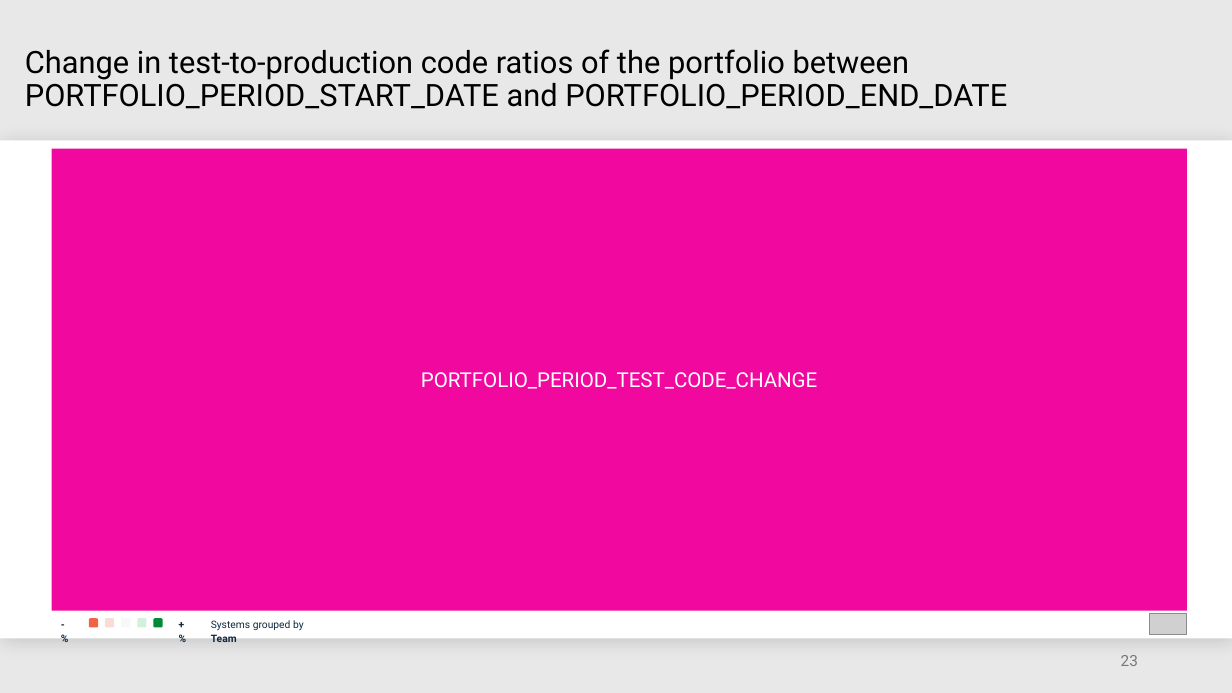
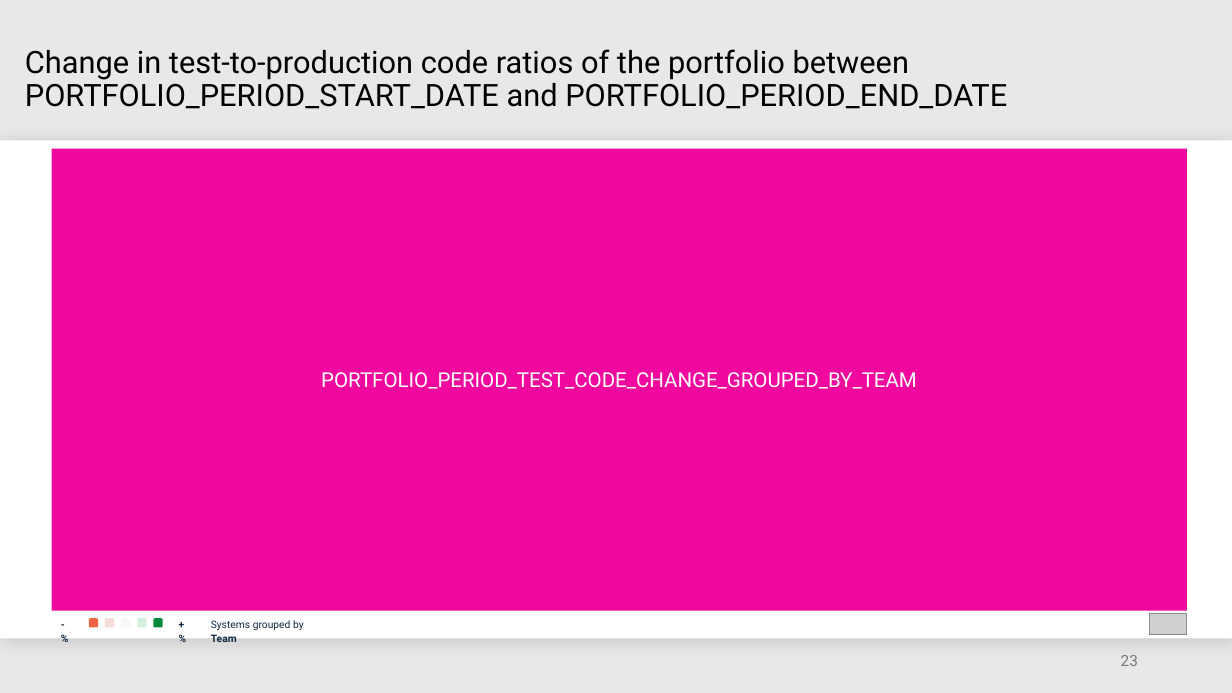
Before and after one commit to mardibiase/sigrid-integrations, a slide deck: slide 23 of report-generator/src/report_generator/presets/templates/portfolio-overview.pptx. Drawn at 1232x693 pixels with LibreOffice and Linux fonts; fonts in the diff are those of the drawing; grey boxes stand for pictures. Boxes give left, top, right and bottom in pixels: in the first picture for what was removed or moved away, otherwise in the second. Text is boxed around its words. In the diff, an @@ line names an element or a change of style, - is before the commit and + after.

```diff
--- a/report-generator/src/report_generator/presets/templates/portfolio-overview.pptx
+++ b/report-generator/src/report_generator/presets/templates/portfolio-overview.pptx
@@ text in rectangle at box(321, 372, 917, 389): text changed @@
-PORTFOLIO_PERIOD_TEST_CODE_CHANGE
+PORTFOLIO_PERIOD_TEST_CODE_CHANGE_GROUPED_BY_TEAM
```
Also in this commit, not shown: 8 other slides changed.
